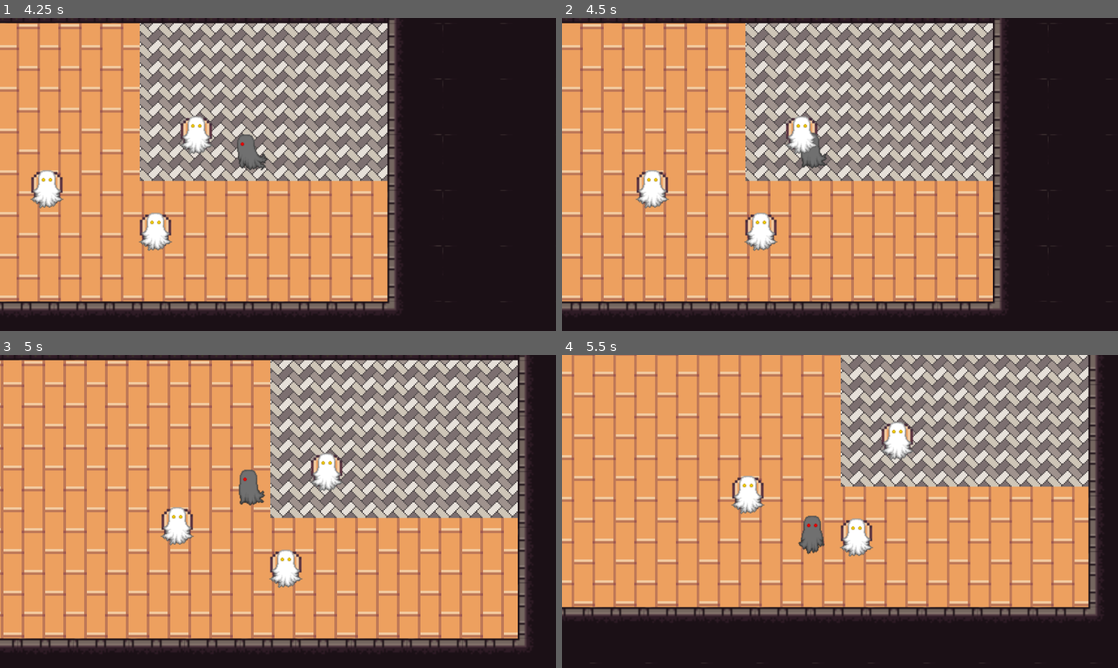
Above: before the commit, frames 1-4 (two rows, left to right).
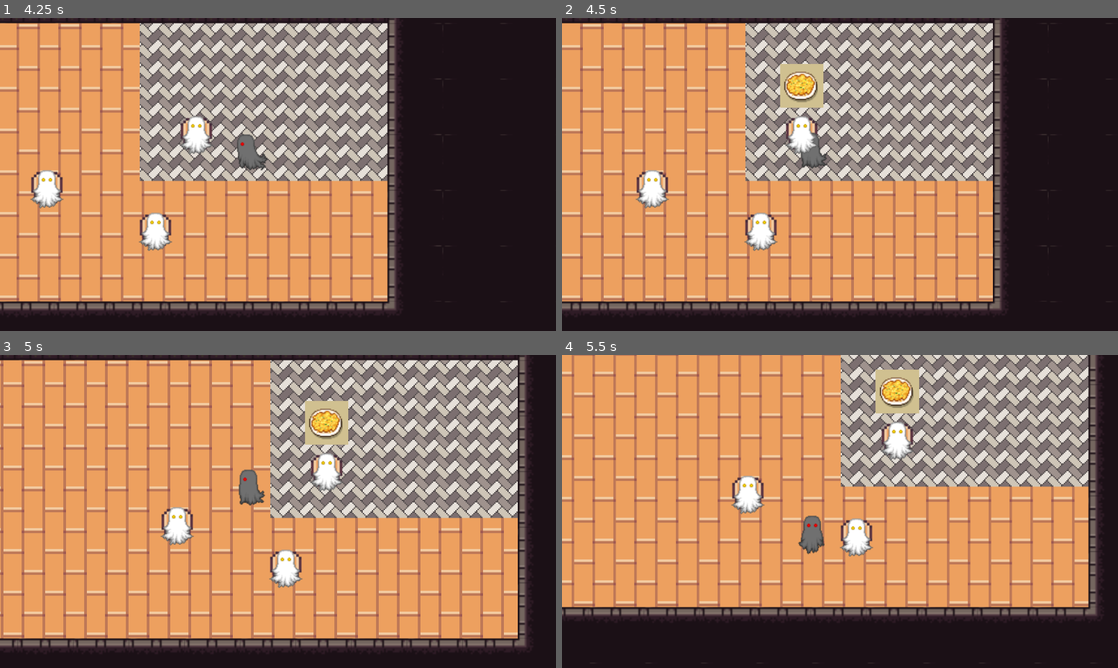
Above: after the commit, the same moments.

Repository: ikylios/GPC2022
Game: Godot game, scene res://scenes/Main.tscn
Same seed, same stepped clock (60 frames per second), same inputs: the game is played once before the commit and once after it.
Inputs:
- Up to frame 1 (4.25 s): hold D (move_right) 0.53-1.28 s; tap E (interact) every 0.75 s from 0.6 to 3.6 s; hold S (move_down) 1.28-2.03 s; hold D (move_right) 2.03-2.78 s; hold W (move_up) 2.78-3.53 s; hold A (move_left) from 3.53 s (still down)
- Up to frame 2 (4.5 s): keep holding A (move_left); tap E (interact) at 4.35 s
- Up to frame 3 (5 s): keep holding A (move_left)
- Up to frame 4 (5.5 s): release A (move_left) at 5.03 s; hold S (move_down) from 5.03 s (still down); tap E (interact) at 5.1 s

Frame 1 is identical in both runs. In frame 2, 1.1% of the frame differs, in the area x 39-47%, y 14-29%; in frame 3, 1.1%; in frame 4, 1.1%, in the area x 56-65%, y 4-19%.

Commit message:
NPC3 set up correctly and cleaned up print()s

Diff:
--- a/src/scenes/Main.tscn
+++ b/src/scenes/Main.tscn
@@ -259,3 +259,5 @@
 [connection signal="customer_area_exited" from="Ghost_NPC" to="." method="_on_Ghost_NPC_customer_area_exited"]
 [connection signal="customer_area_entered" from="Ghost_NPC2" to="." method="_on_Ghost_NPC_customer_area_entered"]
 [connection signal="customer_area_exited" from="Ghost_NPC2" to="." method="_on_Ghost_NPC_customer_area_exited"]
+[connection signal="customer_area_entered" from="Ghost_NPC3" to="." method="_on_Ghost_NPC_customer_area_entered"]
+[connection signal="customer_area_exited" from="Ghost_NPC3" to="." method="_on_Ghost_NPC_customer_area_exited"]
--- a/src/scenes/customer scenes/Ghost_NPC.gd
+++ b/src/scenes/customer scenes/Ghost_NPC.gd
@@ -46,7 +46,6 @@
 
 func _on_Interaction_Area_body_entered(body):
 	emit_signal("customer_area_entered", self)
-	print("interaction area entered")
 	interactable = true
 
 func _on_Interaction_Area_body_exited(body):
